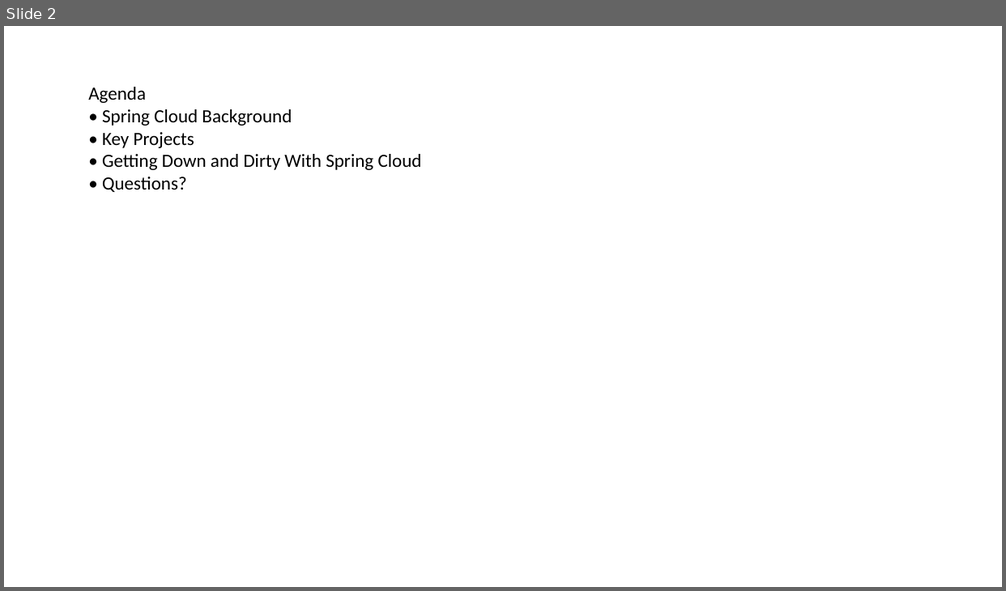
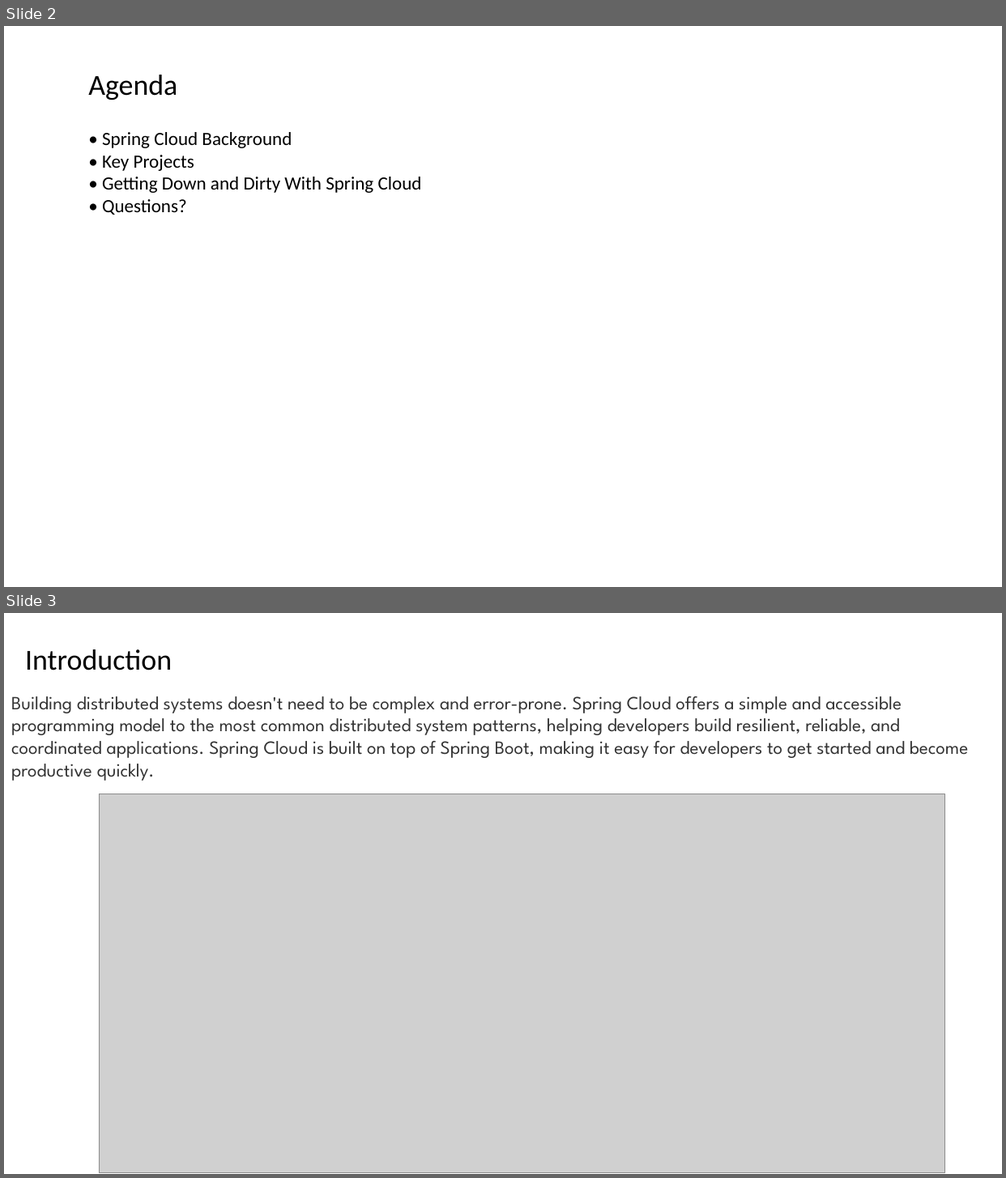
Before and after one commit to kundankumarjha/springclouddemo, a slide deck: SpringCloud.pptx. Shown one above the other, each under a label of ours: slide 2 before the commit, slides 2 and 3 after it. The pictures are 1006x591 and 1006x1178 pixels, drawn with LibreOffice and Linux fonts; fonts in the diff are those of the drawing; grey boxes stand for pictures. Boxes give left, top, right and bottom in pixels: in the first picture for what was removed or moved away, otherwise in the second. Text is boxed around its words. In the diff, an @@ line names an element or a change of style, - is before the commit and + after.

```diff
--- a/SpringCloud.pptx
+++ b/SpringCloud.pptx
@@ slide 3 added at [4,613,1002,1174], background #FFFFFF @@
@@ text added at [25,649,172,671], 28 pt, text #000000 @@
+Introduction
@@ text added at [11,696,968,781], 18 pt, text #333333 @@
+Building distributed systems doesn't need to be complex and error-prone. Spring Cloud offers a simple and accessible programming model to the most common distributed system patterns, helping developers build resilient, reliable, and coordinated applications. Spring Cloud is built on top of Spring Boot, making it easy for developers to get started and become productive quickly.
@@ picture added at [99,794,945,1174] @@
@@ slide 2 changed as well @@
@@ text at [88,87,146,103]: paragraph removed @@
-Agenda
@@ text added at [88,75,177,100], 28 pt, text #000000 @@
+Agenda
@@ text "• Spring Cloud Background": place and size @@
-text "• Spring Cloud Background" at [88,87,422,192]
+text "• Spring Cloud Background" at [102,132,422,215]
```
Also in this commit, not shown: 8 other slides changed, 2 other slides added, 1 slide removed.
